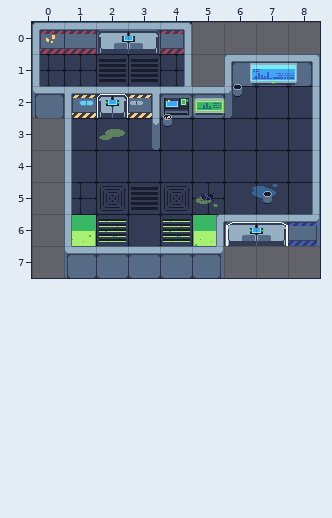
A Tiled map gets an edit: assets/maps/start.tmx. Above, as it was before the edit.
Cells are 32x32 px. Shown: x 0..8, y 0..7.
After the commit:
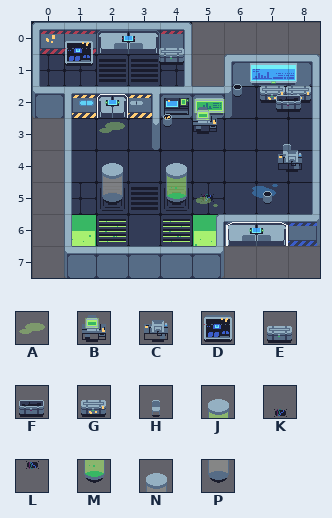
Key: from "props": A 24, B 49, C 56, D 132, E 155, F 156, G 157, H 180, J 194, K 203, L 203 flipped up-down, M 218, N 240, P 264.
_ is an empty cell.
Objects are placed by their top-left corner, in cells (3,4 is the top-left corner of cell 3,4); size is 1x1 cell unless given.
Change:
Layer "decoration":
There is now tile J in row 4 at x 4.
There is now tile M in row 5 at x 4.
There is now tile N in row 4 at x 2.
There is now tile P in row 5 at x 2.
Layer "decoration_objects":
Object A at 2,3 becomes A at 2,2.8.
Object L at 5,5.3 becomes K at 5,4.7.
A new object: E at 3.9,0.4.
A new object: D at 1,0.4.
A new object: G at 7.8,1.6.
A new object: G at 7,1.6.
A new object: F at 7.5,1.8.
A new object: B at 4.9,2.6.
A new object: H at 7.5,3.4.
A new object: C at 7.6,3.8.
